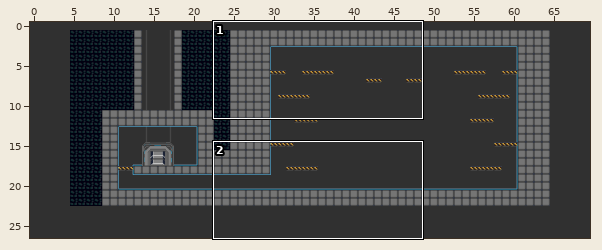
Level history. Tiled map: proj/assets/dat/level8.tmx. Above: a wide view before the commit, with the close-up outlined.
Close-up. Before the edit:
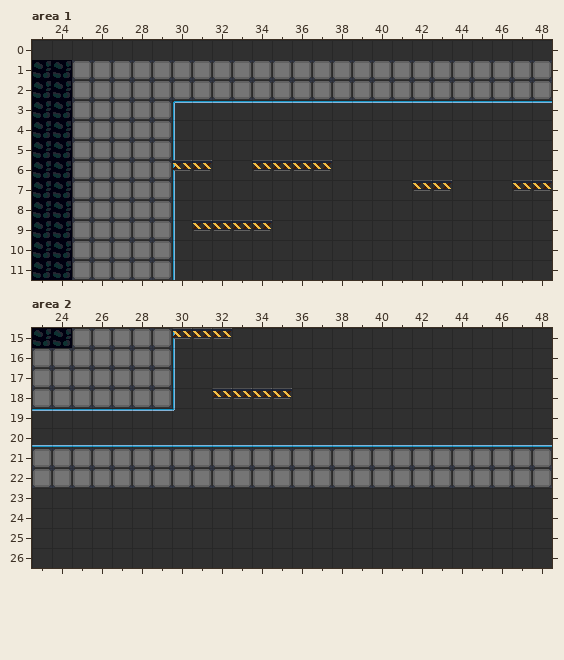
Cells are 20x20 px. Shown: area 1 x 23..48, y 0..11; area 2 x 23..48, y 15..26. The commit also changed other parts of the map, which this record leaves out. The old version is drawn lined up with the new one.
Now the later version:
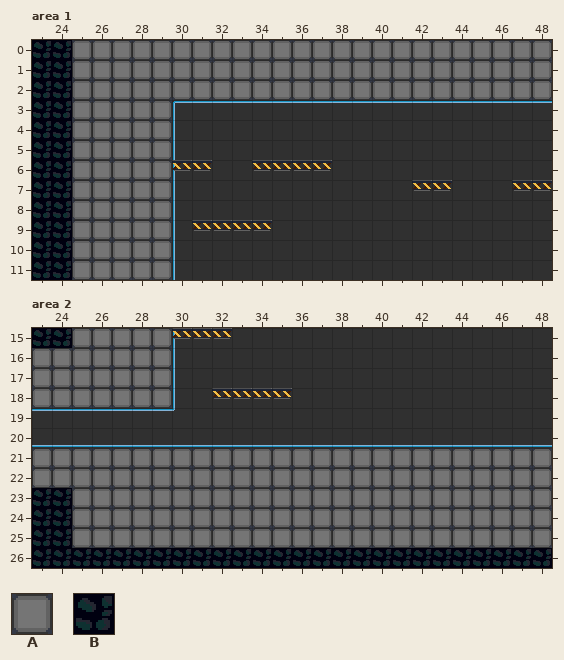
Key: from "defTile": A 20, B 38.
_ is an empty cell.
The exact change:
map size 60x22 -> 70x27 cells (old content now starts at 5,1; both pictures use the new coordinates)
Layer "tile", area 1:
y 0: x 23..48 __________________________ -> BBAAAAAAAAAAAAAAAAAAAAAAAA
Layer "tile", area 2:
y 23..25: x 23..48 __________________________ -> BBAAAAAAAAAAAAAAAAAAAAAAAA
y 26: x 23..48 __________________________ -> BBBBBBBBBBBBBBBBBBBBBBBBBB
Where, in picture pixels (left, top, right, bottom), the same in both close-ups:
added: (32, 40, 552, 60)
added: (32, 488, 552, 568)
